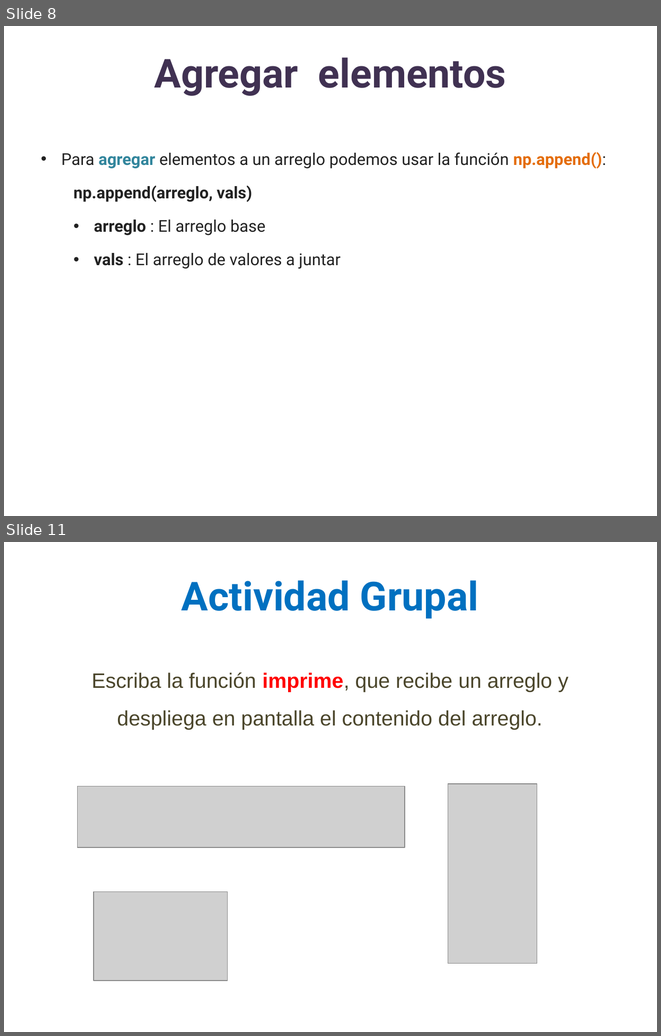
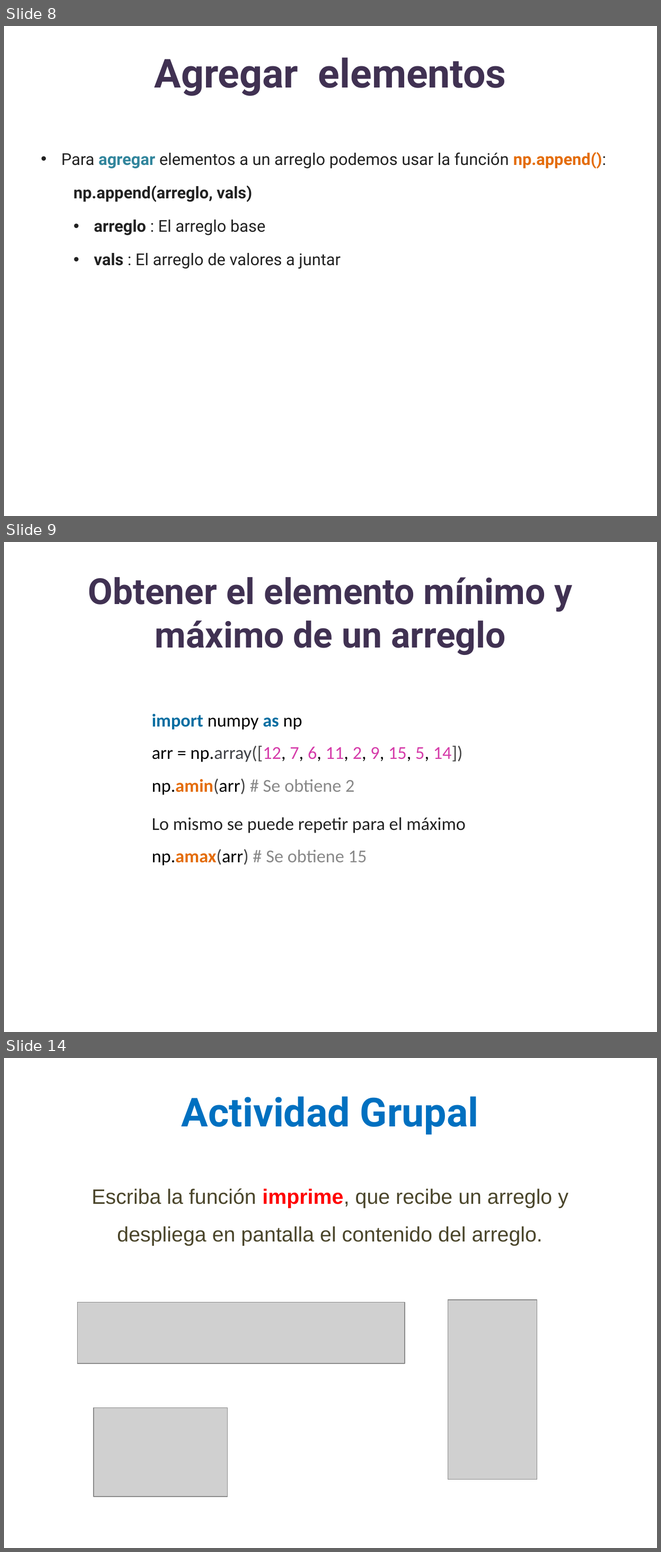
Before and after one commit to lizetheP/Analitica, a slide deck: CalendarioAgo2022/presentaciones/20_ArreglosNumpy.pptx. Shown one above the other, each under a label of ours: slides 8 and 11 before the commit, slides 8, 9 and 14 after it; the slides between them are not shown. The pictures are 661x1036 and 661x1552 pixels, drawn with LibreOffice and Linux fonts; fonts in the diff are those of the drawing; grey boxes stand for pictures. Boxes give left, top, right and bottom in pixels: in the first picture for what was removed or moved away, otherwise in the second. Text is boxed around its words. In the diff, an @@ line names an element or a change of style, - is before the commit and + after.

```diff
--- a/CalendarioAgo2022/presentaciones/20_ArreglosNumpy.pptx
+++ b/CalendarioAgo2022/presentaciones/20_ArreglosNumpy.pptx
@@ slide 9 added at (x1=4, y1=542, x2=657, y2=1032), background #FFFFFF @@
@@ title added at (x1=88, y1=577, x2=573, y2=655), 39.6 pt, text #403152, bold @@
+Obtener el elemento mínimo y máximo de un arreglo
@@ text added at (x1=152, y1=714, x2=466, y2=865), 20 pt, text #000000 @@
+import numpy as np
+arr = np.array([12, 7, 6, 11, 2, 9, 15, 5, 14])
+np.amin(arr) # Se obtiene 2
+Lo mismo se puede repetir para el máximo
+np.amax(arr) # Se obtiene 15
@@ what was slide 11 is now slide 14 @@
```
Also in this commit, not shown: 2 other slides added, 28 other files.
